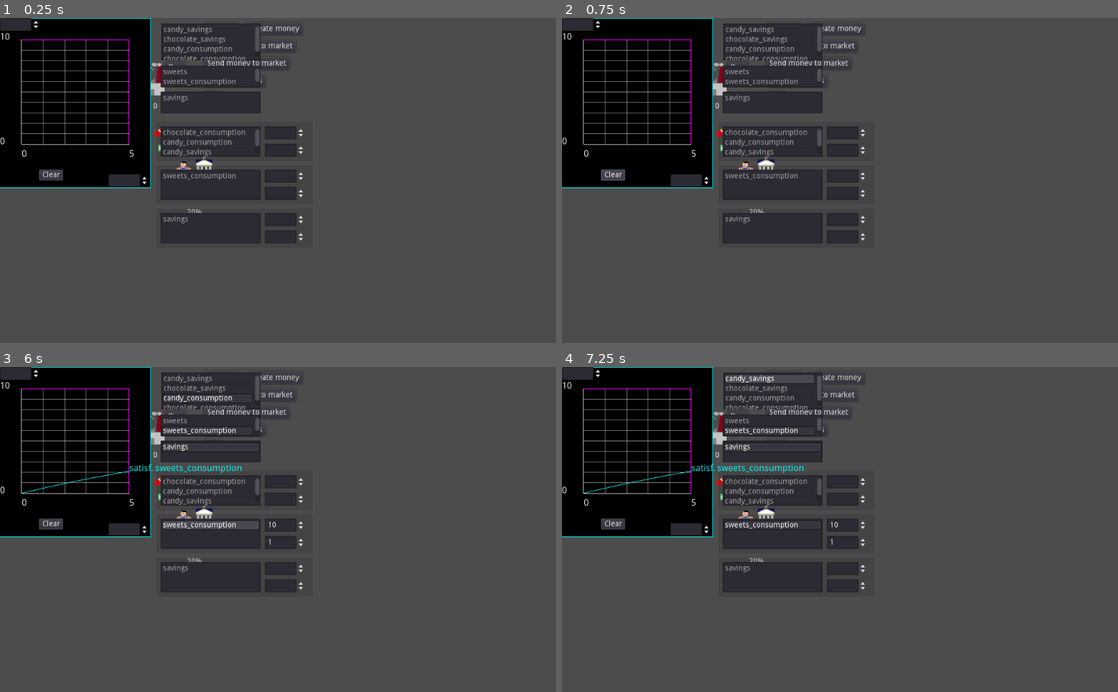
Above: before the commit, frames 1-4 (two rows, left to right).
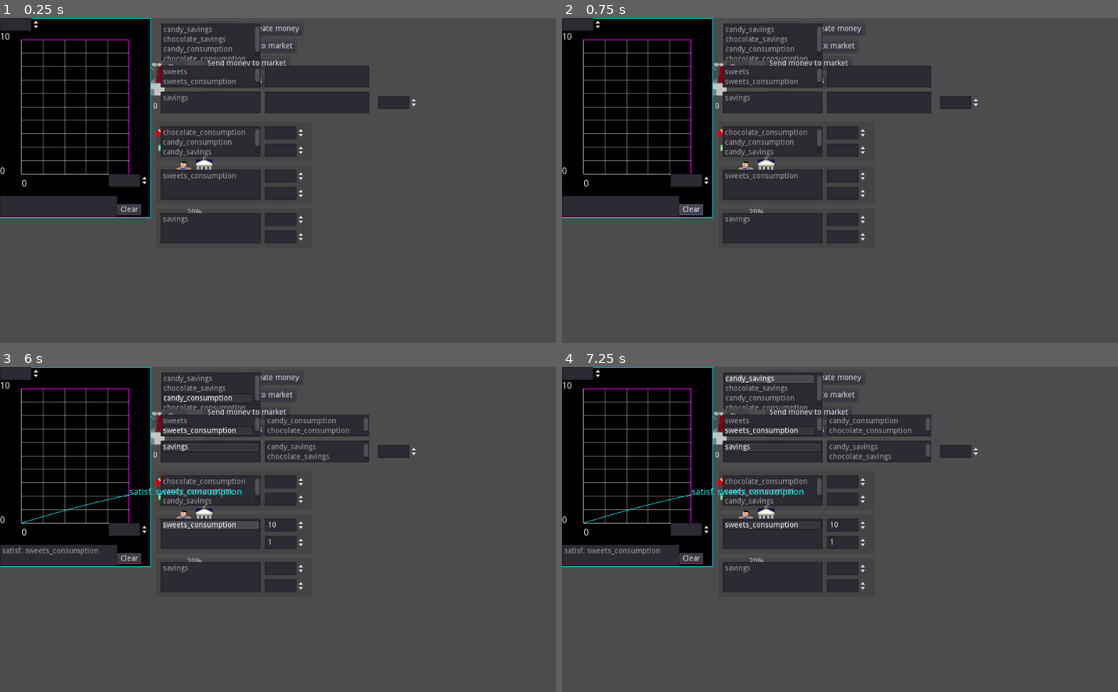
Above: after the commit, the same moments.

Repository: carlostgit/Fiat2
Game: Godot game, scene res://Fiat.tscn
Two runs of this game, one before a commit and one after it. Both use one fixed random seed, a clock stepped at 60 frames per second and the inputs below.
Inputs:
- Up to frame 1 (0.25 s): no input
- Up to frame 2 (0.75 s): click "Clear" at 0.5 s
- Up to frame 3 (6 s): click "Produce" at 1.25 s; click "Create money" at 2 s; click "Send products to market" at 2.75 s; click "Send money to market" at 3.5 s; click "Calculate prices" at 4.25 s; click "Buy" at 5 s; click "Buy" at 5.75 s
- Up to frame 4 (7.25 s): click "Produce" at 6.5 s

The runs differ from the first frame. In frame 1, 6.3% of the frame differs, in the area x 0-75%, y 9-62%; in frame 2, 6.4%; in frame 3, 6.5%; in frame 4, 6.5%.

Commit message:
Sigo avanzando en PriceCalculationTesterScene. Pequeñas mejoras en Plotter y SatisfactionCalculator

Diff:
--- a/Plotter/Plotter.gd
+++ b/Plotter/Plotter.gd
@@ -387,3 +387,7 @@
 func set_max_y_axis_value(max_value:float):
 	_max_y = max_value
 	updated_size()
+
+func set_func_color(func_ref_arg:FuncRef, color_arg:FuncRef):
+	if self._func_color_dict.has(func_ref_arg):
+		self._func_color_dict[func_ref_arg] = color_arg
--- a/PriceCalculation/GraphsControl.gd
+++ b/PriceCalculation/GraphsControl.gd
@@ -7,6 +7,7 @@
 # var b = "text"
 
 var _name_funcref_dict:Dictionary = {}
+var _highlighted_graph:String = ""
 
 const _plotter_node_path:NodePath = @"../../Plotter"
 
@@ -22,18 +23,37 @@
 func add_graph(funcref_arg:FuncRef, name_arg:String):
 	_name_funcref_dict[name_arg] = funcref_arg
 	update_plotter()
+	update_graph_item_list()
 
 func update_plotter():
 	var plotter_node = get_node(_plotter_node_path)
 	plotter_node.clear()
 	for name in _name_funcref_dict.keys():
 		var func_ref = _name_funcref_dict[name]
-		plotter_node.add_func_ref(func_ref,[],name)
+
+		if _highlighted_graph == name:
+			var highlight_color:Color = Color(1,1,1)
+			plotter_node.add_func_ref(func_ref,[],name, highlight_color)
+		else:
+			plotter_node.add_func_ref(func_ref,[],name)
+
 
 func clear():
 	_name_funcref_dict.clear()
 	update_plotter()
-
+	update_graph_item_list()
+	_highlighted_graph = ""
 
 func _on_ClearButton_pressed():
 	clear()
+
+func update_graph_item_list():
+	$GraphsItemList.clear()
+	for graph_name in _name_funcref_dict.keys():
+		$GraphsItemList.add_item(graph_name)
+
+
+func _on_GraphsItemList_item_selected(index):
+	var graph_name = $GraphsItemList.get_item_text(index)
+	_highlighted_graph = graph_name
+	update_plotter()
--- a/PriceCalculation/PriceCalculationTesterScene.gd
+++ b/PriceCalculation/PriceCalculationTesterScene.gd
@@ -224,7 +224,31 @@
 func _on_XMaxSpinBox_value_changed(value):
 	$Plotter.set_max_x_axis_value(value)
 
-
-
 func _on_YMaxSpinBox_value_changed(value):
 	$Plotter.set_max_y_axis_value(value)
+
+func _on_CompCombosItemList_item_selected(index):
+	var comp_combo:String = $CompCombosItemList.get_item_text(index)
+	var options:Array = _satisfaction_calculator_copy.get_options_from_complementary_combo(comp_combo)
+	$OptionsOfCompComboItemList.clear()
+	for option in options:
+		$OptionsOfCompComboItemList.add_item(option)
+
+func _on_SupCombosItemList_item_selected(index):
+	var sup_combo:String = $SupCombosItemList.get_item_text(index)
+	var options:Array = _satisfaction_calculator_copy.get_options_from_supplementary_combo(sup_combo)
+	$OptionsOfSupComboItemList.clear()
+	for option in options:
+		$OptionsOfSupComboItemList.add_item(option)
+#		get_weighted_options_from_supplementary_combo
+
+func _on_OptionsOfSupComboItemList_item_selected(index):
+	var option:String = $OptionsOfSupComboItemList.get_item_text(index)
+	var selected_combos_indexes:PoolIntArray = $SupCombosItemList.get_selected_items()
+	if false==selected_combos_indexes.empty():
+		var selected_combo_index:int = selected_combos_indexes[0]
+		var comp_combo:String = $SupCombosItemList.get_item_text(selected_combo_index)
+		var weighted_options:Dictionary = _satisfaction_calculator_copy.get_weighted_options_from_supplementary_combo(comp_combo)
+		if weighted_options.has(option):
+			var weight:float = weighted_options[option]
+			$WeightOfOptionOfSupComboSpinBox.set_value(weight)
--- a/PriceCalculation/PriceCalculationTesterScene.tscn
+++ b/PriceCalculation/PriceCalculationTesterScene.tscn
@@ -29,11 +29,39 @@
 "_edit_use_anchors_": false
 }
 
+[node name="OptionsOfCompComboItemList" type="ItemList" parent="."]
+margin_left = 488.0
+margin_top = 88.0
+margin_right = 680.0
+margin_bottom = 128.0
+__meta__ = {
+"_edit_use_anchors_": false
+}
+
 [node name="SupCombosItemList" type="ItemList" parent="."]
 margin_left = 296.0
 margin_top = 136.0
 margin_right = 480.0
 margin_bottom = 176.0
+
+[node name="OptionsOfSupComboItemList" type="ItemList" parent="."]
+margin_left = 488.0
+margin_top = 136.0
+margin_right = 680.0
+margin_bottom = 176.0
+__meta__ = {
+"_edit_use_anchors_": false
+}
+
+[node name="WeightOfOptionOfSupComboSpinBox" type="SpinBox" parent="."]
+margin_left = 696.0
+margin_top = 144.0
+margin_right = 770.0
+margin_bottom = 168.0
+step = 0.01
+__meta__ = {
+"_edit_use_anchors_": false
+}
 
 [node name="SatisfCurvesForOptions" type="Panel" parent="."]
 self_modulate = Color( 1, 1, 1, 0.196078 )
@@ -141,6 +169,7 @@
 }
 
 [node name="Plotter" parent="." instance=ExtResource( 2 )]
+margin_bottom = 368.0
 
 [node name="XMaxSpinBox" type="SpinBox" parent="Plotter"]
 margin_left = 200.0
@@ -162,20 +191,28 @@
 }
 
 [node name="GraphsControl" type="Control" parent="Plotter"]
-margin_top = 272.0
-margin_right = 136.0
-margin_bottom = 312.0
+margin_top = 312.0
+margin_right = 264.0
+margin_bottom = 368.0
 script = ExtResource( 3 )
 __meta__ = {
 "_edit_use_anchors_": false
 }
 
 [node name="ClearButton" type="Button" parent="Plotter/GraphsControl"]
-margin_left = 72.0
-margin_top = 8.0
-margin_right = 116.0
-margin_bottom = 28.0
+margin_left = 216.0
+margin_top = 32.0
+margin_right = 260.0
+margin_bottom = 52.0
 text = "Clear"
+
+[node name="GraphsItemList" type="ItemList" parent="Plotter/GraphsControl"]
+margin_top = 16.0
+margin_right = 216.0
+margin_bottom = 56.0
+[connection signal="item_selected" from="CompCombosItemList" to="." method="_on_CompCombosItemList_item_selected"]
+[connection signal="item_selected" from="SupCombosItemList" to="." method="_on_SupCombosItemList_item_selected"]
+[connection signal="item_selected" from="OptionsOfSupComboItemList" to="." method="_on_OptionsOfSupComboItemList_item_selected"]
 [connection signal="item_activated" from="SatisfCurvesForOptions/SatisfCurvesItemList" to="." method="_on_SatisfCurvesItemList_item_activated"]
 [connection signal="item_selected" from="SatisfCurvesForOptions/SatisfCurvesItemList" to="." method="_on_SatisfCurvesItemList_item_selected"]
 [connection signal="value_changed" from="SatisfCurvesForOptions/MaxSatisfSpinBox" to="." method="_on_MaxSatisfSpinBox_value_changed"]
@@ -191,3 +228,4 @@
 [connection signal="value_changed" from="Plotter/XMaxSpinBox" to="." method="_on_XMaxSpinBox_value_changed"]
 [connection signal="value_changed" from="Plotter/YMaxSpinBox" to="." method="_on_YMaxSpinBox_value_changed"]
 [connection signal="pressed" from="Plotter/GraphsControl/ClearButton" to="Plotter/GraphsControl" method="_on_ClearButton_pressed"]
+[connection signal="item_selected" from="Plotter/GraphsControl/GraphsItemList" to="Plotter/GraphsControl" method="_on_GraphsItemList_item_selected"]
--- a/PriceCalculation/SatisfactionCalculator.gd
+++ b/PriceCalculation/SatisfactionCalculator.gd
@@ -550,6 +550,26 @@
 
 func get_supplementary_combos()->Dictionary:
 	return self._supplementary_combos
+
+func get_options_from_complementary_combo(comp_combo_arg:String)->Array:
+	var options:Array = []
+	if self._complementary_combos.has(comp_combo_arg):
+		options = self._complementary_combos[comp_combo_arg]
+	return options
+
+func get_options_from_supplementary_combo(sup_combo_arg:String)->Array:
+	var options:Array = []
+	if self._supplementary_combos.has(sup_combo_arg):
+		options = self._supplementary_combos[sup_combo_arg].keys()
+	return options
+
+func get_weighted_options_from_supplementary_combo(sup_combo_arg:String)->Dictionary:
+	var options_weight:Dictionary = {}
+	if self._supplementary_combos.has(sup_combo_arg):
+		options_weight = self._supplementary_combos[sup_combo_arg]
+	return options_weight
+
+
 
 func calculate_productdict_from_optiondict(option_dict_arg:Dictionary)->Dictionary:
 	var product_dict:Dictionary = {}
Not shown: 1 places in Fiat.tscn that only renumber resources
